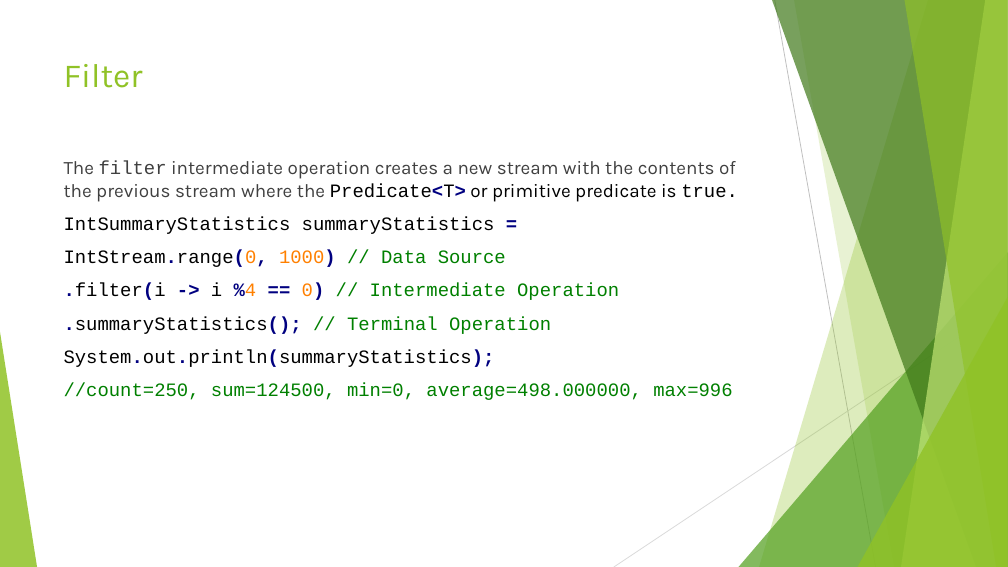
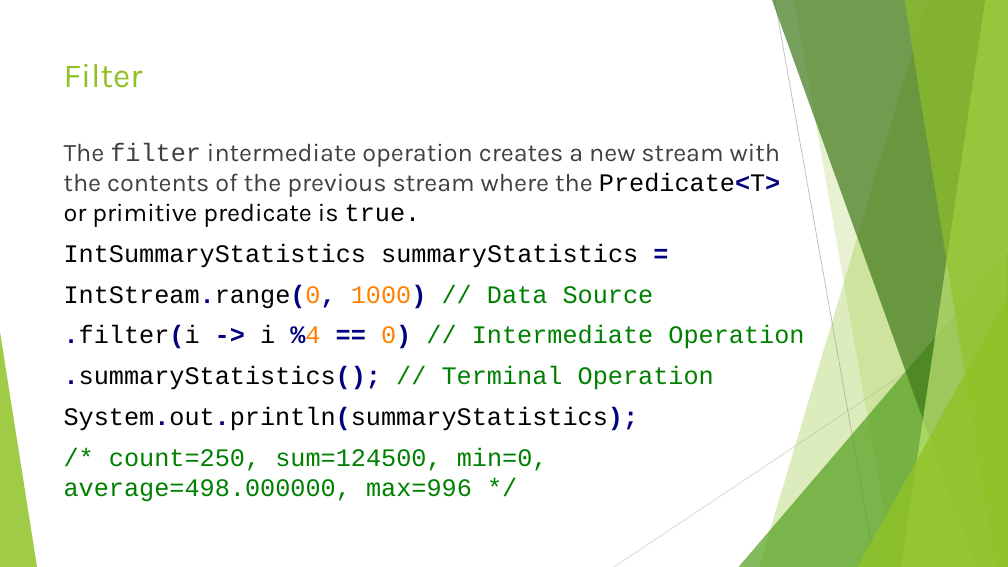
Before and after one commit to RichardRoda/2017-CodePaLOUsa-Lambda, a slide deck: slide 28 of Learning to Love the Lambda in the Stream.pptx (slide 22 before the commit). Drawn at 1008x567 pixels with LibreOffice and Linux fonts; fonts in the diff are those of the drawing. Boxes give left, top, right and bottom in pixels: in the first picture for what was removed or moved away, otherwise in the second. Text is boxed around its words. In the diff, an @@ line names an element or a change of style, - is before the commit and + after.

```diff
--- a/Learning to Love the Lambda in the Stream.pptx
+++ b/Learning to Love the Lambda in the Stream.pptx
@@ text "The filter intermediate operation creates ...": place and size @@
-text "The filter intermediate operation creates ..." at bbox=[64, 161, 738, 400]
+text "The filter intermediate operation creates ..." at bbox=[64, 142, 804, 502]
@@ text at bbox=[64, 142, 804, 431]: size 18 to 24 pt in "The filter intermediate operation creates a new ...", "IntSummaryStatistics summaryStatistics =", "IntStream.range(0, 1000) // Data Source", ".filter(i -> i %4 == 0) // ..." and 2 more places @@
@@ text at bbox=[64, 447, 548, 502]: text changed; size 18 to 24 pt @@
-//count=250, sum=124500, min=0, average=498.000000, max=996
+/* count=250, sum=124500, min=0, average=498.000000, max=996 */
```
Also in this commit, not shown: 6 other slides changed, 7 slides added, 2 other files.
